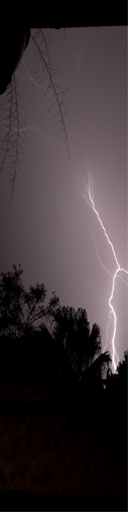
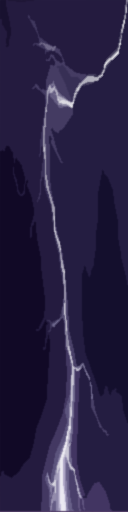
Comparing the layer stacks of the two 128 × 512 images. Changes:
added layer "Layer 2 copy" above "Layer 2" over [0, 0, 128, 512]
added layer "Layer 2" above "Layer 1" over [0, 0, 128, 512]
hid "Layer 1" over [0, 0, 128, 512]
